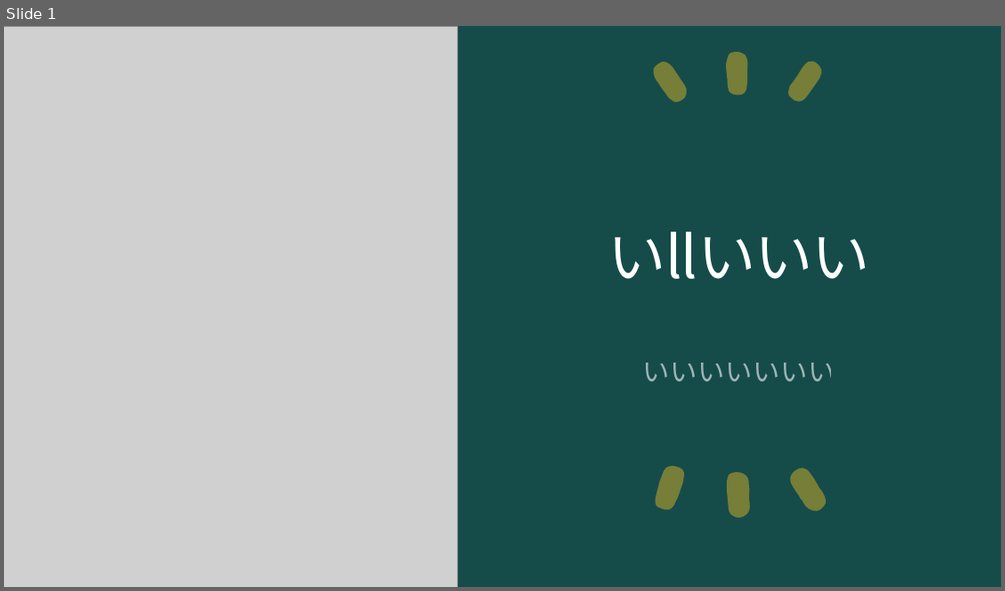
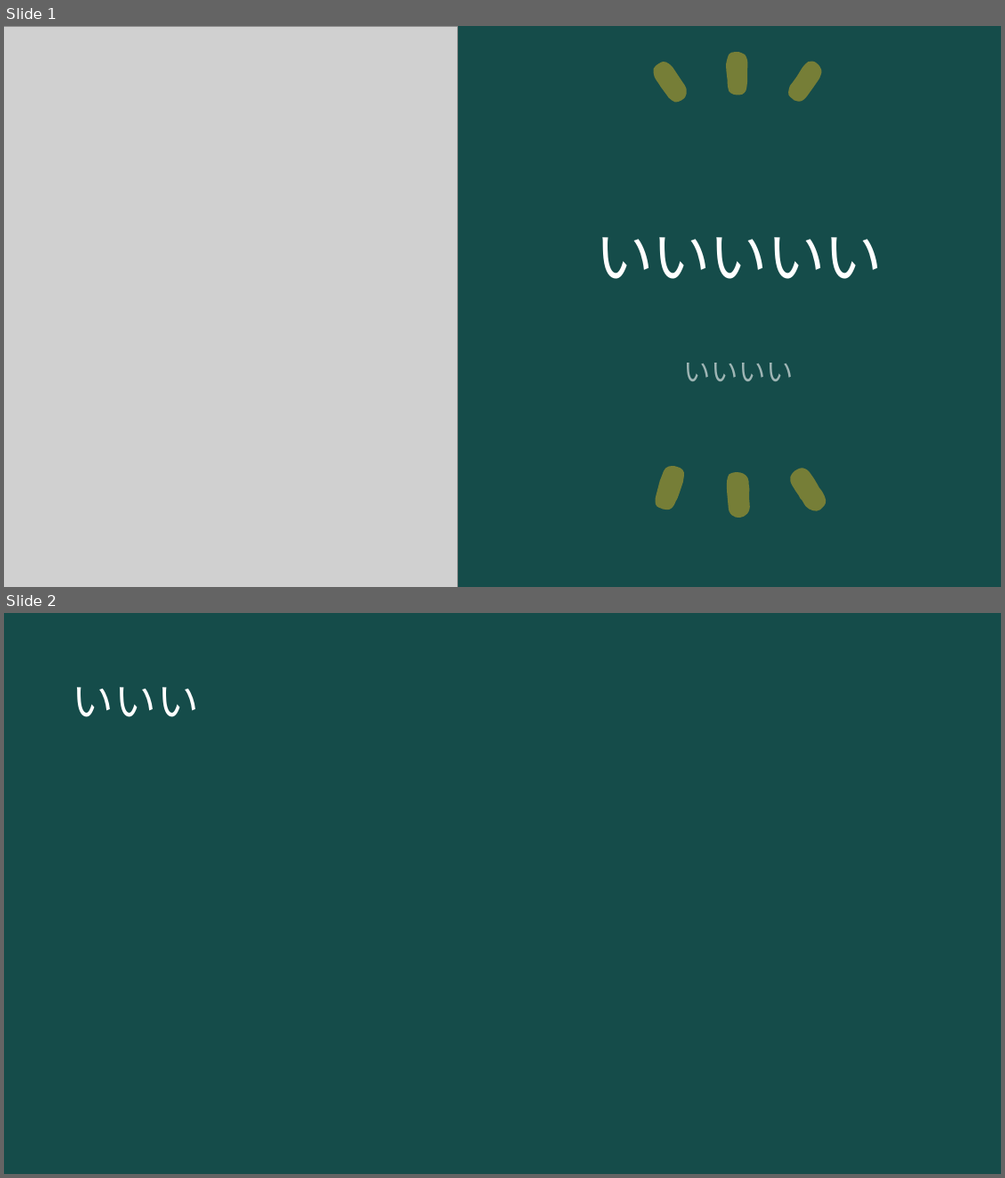
Before and after one commit to ogawa3427/utils, a slide deck: 2024answer/answer.pptx. Shown one above the other, each under a label of ours: slide 1 before the commit, slides 1 and 2 after it. The pictures are 1005x591 and 1005x1178 pixels, drawn with LibreOffice and Linux fonts; fonts in the diff are those of the drawing; grey boxes stand for pictures. Boxes give left, top, right and bottom in pixels: in the first picture for what was removed or moved away, otherwise in the second. Text is boxed around its words. In the diff, an @@ line names an element or a change of style, - is before the commit and + after.

Commit message:
ああいい

```diff
--- a/2024answer/answer.pptx
+++ b/2024answer/answer.pptx
@@ slide 2 added at [4,613,1001,1174], background #0B2827 @@
@@ rectangle added at [4,613,1001,1174], fill #154C4A @@
@@ title added at [72,687,199,717], 40 pt, text #FFFFFF @@
+いいい
@@ slide 1 changed as well @@
@@ title at [596,237,882,279]: text changed @@
-いllいいい
+いいいいい
@@ subtitle at [684,362,793,381]: text changed @@
-いいいいいいい
+いいいい
```
Also in this commit, not shown: 1 other file.
